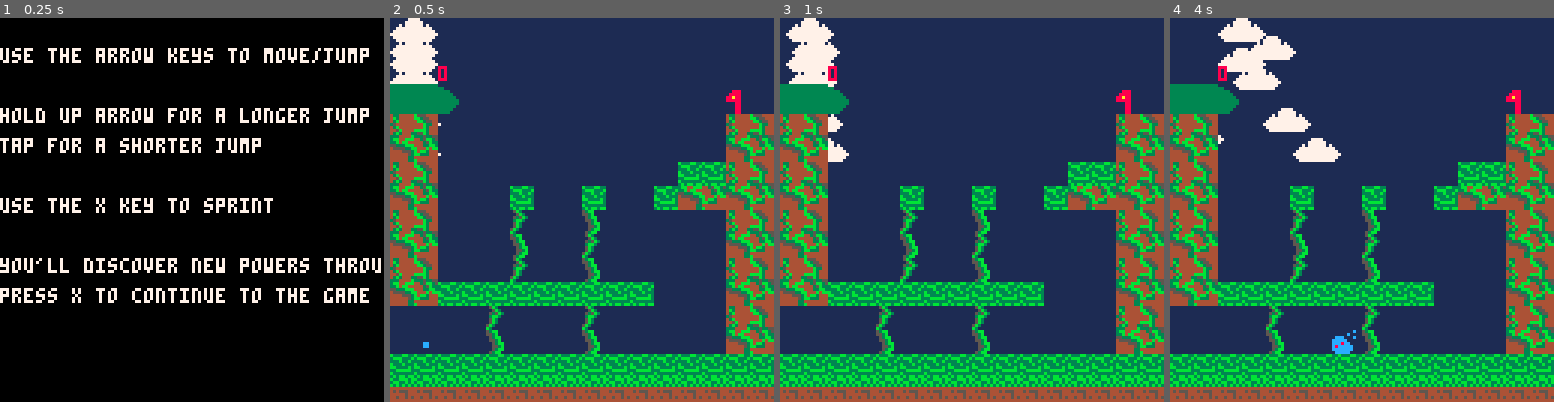
Above: before the commit, frames 1-4 (left to right).
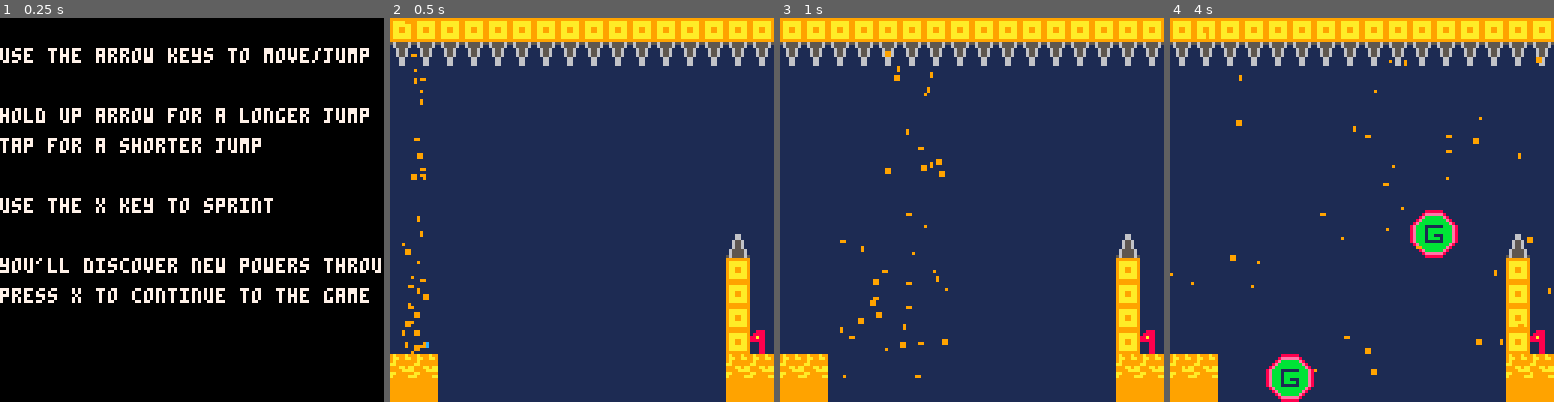
Above: after the commit, the same moments.

Repository: Kaznae/438_final
Game: PICO-8 cartridge final_project_w_sound.p8
Two runs of this game, one before a commit and one after it. Both use one fixed random seed, a clock stepped at 60 frames per second and the inputs below.
Inputs:
- Up to frame 1 (0.25 s): no input
- Up to frame 2 (0.5 s): tap X (X key) at 0.33 s
- Up to frame 3 (1 s): tap O (Z key) at 0.7 s
- Up to frame 4 (4 s): tap X (X key) at 1.07, 1.85, 2.97 s; hold Right 1.6-2.1 s; tap O (Z key) every 0.4 s from 1.7 to 3.7 s; hold Up 2.15-2.42 s; hold Right 2.47-3.03 s; hold Left 3.08-3.58 s; hold Down 3.63-3.97 s

Frame 1 is identical in both runs. In frame 2, 46% of the frame differs, in the area x 0-100%, y 0-100%; in frame 3, 47%; in frame 4, 49%.

Commit message:
Few fixes in levels, added new level

Diff:
--- a/final_project_w_sound.p8
+++ b/final_project_w_sound.p8
@@ -55,8 +55,8 @@
 	tempstr = ""
 	msg_tick = 0
 
-	world = 1
-	level = 1
+	world = 3
+	level = 3
 
 	g_rev = false
 
@@ -463,7 +463,7 @@
 		--uncomment to debug
 
 		--print("wall_jumps: "..plr.wall_jumps,10,10,7)
-		print(checkx,16,16,8)
+		--print(checkx,16,16,8)
 		--print(#on_map,20,20,5)
 		--print(wall_x,30,30,5)
 	end
@@ -601,7 +601,7 @@
 			--this is bad but we'll try it
 			if obj.is_player then
 				if not obj.on_ground then
-					if fget(obj_at,wall_flag) and (btn(0) or btn(1)) then
+					if fget(obj_at,wall_flag) then--and (btn(0) or btn(1)) then
 						obj.on_wall = true
 						wall_x = obj.x
 						if obj.wall_jumps > 0 then
@@ -867,6 +867,14 @@
 			plr.dx = plr.max_dx
 		else
 			plr.dx = -plr.max_dx
+		end
+	end
+
+	if abs(plr.dy) > plr.max_dy then
+		if plr.dy > 0 then
+			plr.dy = plr.max_dy
+		else
+			plr.dy = -plr.max_dy
 		end
 	end
 
@@ -1429,7 +1437,7 @@
 	on_map = {}
 	plr.clr = "blue"
 	level+=1
-	if world == 1 and level > 4 then
+	if world == 1 and level > 5 then
 		level = 1
 		world+=1
 		music(3)
@@ -1503,14 +1511,14 @@
 05b300000033333333333333333333000006600077777777777777778ebbb111111bbbe87ccccccccc77ccc777cccc77ccccccccccccccc70000000000000000
 005b30000003333333333333333330000006600007777777777777708ebbb1bbbbbbbbe87ccc7ccccc77ccc7777cc777ccccccccccccccc70000000000000000
 0535b3000000333333333333333300000006600000777777777777008ebbb1bbbbbbbbe87cccccccccccccc77777777777777777ccccccc70000000000000000
-0b0b0b0b0555555555555550777777770000000000000000000000008ebbb1bb111bbbe87cccccccccccccc777777777cccccccc7ccccccc0555555555555550
-b3b3b3b35bbbbbbbbbbbbbb57788887700aaaa0066600000000006668ebbb1bbbb1bbbe87cccc77ccccc7cc7cccccccccccccccc7ccccccc5888888888888885
-333333335bbbbbbbbbbbbbb5778777770aaaaaa055566600006665558ebbb111111bbbe87cccc77cccccccc7cccccccccccccccc7ccccccc5888888888888885
-b3b3b3b30555555555555550778877770aaaaaa0555555666655555508ebbbbbbbbbbe807cc7ccccc77cccc7cccccccccccccccc7ccccccc0555555555555550
-bbbbbbbb00000000000000007778887700aaaa005556660000666555008ebbbbbbbbe8007cccccccc77cccc7cccccccccccccccc7ccccccc0000000000000000
-00000000000000000000000077777877000aa00066600000000006660008ebbbbbbe800077cccccccccccc77cccccccccccccccc7ccccccc0000000000000000
-0000000000000000000000007788887700066000000000000000000000008eeeeee80000777cccccccccc777cccccccccccccccc7ccccccc0000000000000000
-0000000000000000000000007777777700000000000000000000000000000888888000007777777777777777cccccccccccccccc7ccccccc0000000000000000
+0b0b0b0b0555555555555550777777770000000066600000000006668ebbb1bb111bbbe87cccccccccccccc777777777cccccccc7ccccccc0555555555555550
+b3b3b3b35bbbbbbbbbbbbbb57788887700aaaa0055560000000065558ebbb1bbbb1bbbe87cccc77ccccc7cc7cccccccccccccccc7ccccccc5888888888888885
+333333335bbbbbbbbbbbbbb5778777770aaaaaa055566660066665558ebbb111111bbbe87cccc77cccccccc7cccccccccccccccc7ccccccc5888888888888885
+b3b3b3b30555555555555550778877770aaaaaa0555555566555555508ebbbbbbbbbbe807cc7ccccc77cccc7cccccccccccccccc7ccccccc0555555555555550
+bbbbbbbb00000000000000007778887700aaaa005555555665555555008ebbbbbbbbe8007cccccccc77cccc7cccccccccccccccc7ccccccc0000000000000000
+00000000000000000000000077777877000aa00055566660066665550008ebbbbbbe800077cccccccccccc77cccccccccccccccc7ccccccc0000000000000000
+0000000000000000000000007788887700066000555600000000655500008eeeeee80000777cccccccccc777cccccccccccccccc7ccccccc0000000000000000
+0000000000000000000000007777777700000000666000000000066600000888888000007777777777777777cccccccccccccccc7ccccccc0000000000000000
 00000000000000000000000000000000000000000000000000000090000000003434343434343434343434343434343400000000000000000000000000000000
 00000000000000000000000000000000000000000000000000000000000000000000000000000000000000000000000000000000000000000000000000000000
 00000000000000000000000000000000000000000000000000000090000000004646464646464646464646464646464600000000000000000000000000000034
@@ -1546,27 +1554,27 @@
 0000000000000000000700000000000000000000000000000000000000000000000000000000000000000000000000000000000000000000000000000000000003030707030707810107071101000000030101010911111101070701010000000301010109000000000707270707000003000000110909000007070707070000
 0000000000000000000707070700000000000000000000000007070707000000000000000000000000000000000000000000000000000000000000000000000000000000000000000000000000000000000000000000000000000000000000000000000000000000000000000000000000000000000000000000000000000000
 __map__
-0000000000000000000000000000000000000000000000000000000000000000000000000000000000000000000000004242424242424242424200000000000000000000000000000000000000000000000000000000000000000000000000000000000000000000000000000000000000000000000000000000000000000000
-0000000000000000000000000000000000000000000000000000000000000000000000000000000000000000000000004242424242424242424200000000000000000000000000000000000000000000000000000000000000000000000000000000000000000000000000000000000000000000000000000000000000000000
-5252530000000000000000000000000000000000000000000000000000000000000000000000000000000000000000004242424242424242424200000000000000000000000000000000000000000000000000000000000000000000000000000000000000000000000000000000000000000000000000000000000000000000
-6262630000000000000000000000470000000000000000005400000000000047000000000000000000000000000000000000000064000000646400000000000000000000000000000000000000000000000000000000000000000000000000000000000000000000000000000000000000000000000000000000000000000000
-494a000000000000000000000000494a4a000042420000424242420000424242000000000000000000000000000000000000000000000000000000000000000000000000000000000000000000000000000000000000000000000000000000000000000000000000000000000000000000000000000000000000000000000000
-595a000000000000000000000000595a5a000000000000000000000000000000000054000042424242424242717200490000004200006e00004200717200000000000000000000000000000000000000000000000000000000000000000000000000000000000000000000000000000000000000000000000000000000000000
-494a000000000000000000004242494a4a000000000000000000000000000000000042000048000000000000000000590000000000000000000000000000000000000000000000000000000000000000000000000000000000000000000000000000000000000000000000000000000000000000000000000000000000000000
-595a00000042000042000042595a595a5a424200000000000000000000000000000048000054000000000000000000490000000000000000000000000047000000000000000000000000000000000000000000000000000000000000000000000000000000000000000000000000000000000000000000000000000000000000
-494a000000480000580000000000494a4a00000000000000000000000000515200005800004200006e00000000000059007e0000420000004200000000494a0000000000000000000000000000000000000000000000000000000000000000000000000000000000000000000000000000000000000000000000000000000000
-595a000000580000480000000000595a5a000000006e000000730000000061620000540000580000000000005454544900000042420000000000000000595a0000000000000000000000000000000000000000000000000000000000000000000000000000000000000000000000000000000000000000000000000000000000
-494a000000480000580000000000494a000000000000000000005400000000490000420000480000424200007070705900000000000000000000000000494a0000000000000000000000000000000000000000000000000000000000000000000000000000000000000000000000000000000000000000000000000000000000
-595a424242424242424242000000595a000000000000000042424242420000590000480000540000000000000000004900000000000000000000000000595a0000000000000000000000000000000000000000000000000000000000000000000000000000000000000000000000000000000000000000000000000000000000
-0000000048000000480000000000494a0000000000000000480000004800004900005800004200000000006e0000005900000000000000000000000000494a0000000000000000000000000000000000000000000000000000000000000000000000000000000000000000000000000000000000000000000000000000000000
-0000000058000000580000000000595a000000000000000058000000580000590000480000580000000000000000000000000000000000000000000000595a0000000000000000000000000000000000000000000000000000000000000000000000000000000000000000000000000000000000000000000000000000000000
-42424242424242424242424242424242424242000000004242420000484242424242420000480000000000000074470000000000000000000000007e00494a0000000000000000000000000000000000000000000000000000000000000000000000000000000000000000000000000000000000000000000000000000000000
-4141414141414141414141414141414141414100000000414141000058414141414100000058000000000000007070494141415454736e000000000000595a0000000000000000000000000000000000000000000000000000000000000000000000000000000000000000000000000000000000000000000000000000000000
+0000000000000000000000000000000042424242424242424242424242424242000000000000000000000000000000000000000000000000000000000000000042424242424242424242000000000000000000000000000000000000000000000000000000000000000000000000000000000000000000000000000000000000
+0000000000000000000000000000000042000000480000000042420064000000000000000000000000000000000000000000000000000000000000000000000042424242424242424242000000000000000000000000000000000000000000000000000000000000000000000000000000000000000000000000000000000000
+5252530000000000000000000000000042000000580000000042420000000000000000000000000000000000000000000000000000000000000000000000000042424242424242424200000000000000000000000000000000000000000000000000000000000000000000000000000000000000000000000000000000000000
+6262630000000000000000000000470042000000480000000042420000000047000000000000000054000000000000470000000000000000000000000000000000000000640000006400000000000000000000000000000000000000000000000000000000000000000000000000000000000000000000000000000000000000
+494a000000000000000000000000494a420000005800000000424200000042424a0000424200004242424200004242420000000000000000000000000000000000000000000000000000000000000000000000000000000000000000000000000000000000000000000000000000000000000000000000000000000000000000
+595a000000000000000000000000595a420000004200000000424200000042425a000000000000000000000000000000000054000042424242424242717200490000004200006e000042007172000000000000000000000000000000000000000000000000000000000000000000000000000000000000000000000000000000
+494a000000000000000000004242494a420000004200000000424200000042424a0000000000000000000000000000000000420000480000000000000000005900000000000000000000000000000000000000000000000000000000000000000000000000000000000000000000000000000000000000000000000000000000
+595a00000042000042000042595a595a420000004200000000424200000042425a4242000000000000000000000000000000480000540000000000000000004900000000000000000000000000470000000000000000000000000000000000000000000000000000000000000000000000000000000000000000000000000000
+494a000000480000580000000000494a420000004200000000424200000042424a00000000000000000000000000515200005800004200006e00000000000059007e0000420000000000000042494a00000000000000000000000000000000000000000000000000000000000000000000000000000000000000000000000000
+595a000000580000480000000000595a420000004200000000424200000042425a000000006e000000730000000061620000540000580000000000005454544900000042420042000000000000595a00000000000000000000000000000000000000000000000000000000000000000000000000000000000000000000000000
+494a000000480000580000000000494a42000000420000000042420000004242000000000000000000005400000000490000420000480000424200007070705900000000000000000000000000494a00000000000000000000000000000000000000000000000000000000000000000000000000000000000000000000000000
+595a424242424242424242000000595a42000000420000000042427500004242000000000000000042424242420000590000480000540000000000000000004900000000000000000000420000595a00000000000000000000000000000000000000000000000000000000000000000000000000000000000000000000000000
+0000000048000000480000000000494a420000004200000000000000000042420000000000000000480000004800004900005800004200000000006e0000005900000000000000000000000000494a00000000000000000000000000000000000000000000000000000000000000000000000000000000000000000000000000
+0000000058000000580000000000595a42000000420000000000000000004242000000000000000058000000580000590000480000580000000000000000000000000000000000000000000000595a00000000000000000000000000000000000000000000000000000000000000000000000000000000000000000000000000
+4242424242424242424242424242424242424242424242424242424242424242424242000000004242420000484242424242420000480000000000000074004700000000000000000000007e00494a00000000000000000000000000000000000000000000000000000000000000000000000000000000000000000000000000
+414141414141414141414141414141414141414141414141414141414141414141414100000000414141000058414141414100000058000000000000007070494141415454736e000000000000595a00000000000000000000000000000000000000000000000000000000000000000000000000000000000000000000000000
 7c7c7c7c7c7c7c7c7c7c7c7c7c7c7c7c7c6c6c6c6c6c6c6c6c6c6c6c6c6c6c6c6c6c6c6c6c6c6c6c6c6c6c7c7c7c6c6c6c6c6c6c7c7c7c6c6c6c6c6c6c6c6c6c00000000000000000000000000000000000000000000000000000000000000000000000000000000000000000000000000000000000000000000000000000000
 7c7c7c7c7c7c7c7c7c7c7c7c7c7c7c7c6d00000000000000000000000000004700000000005d5d5d0000007d7c6d55000000005d796c7a00005d5d5d5d00000000000000000000000000000000000000000000000000000000000000000000000000000000000000000000000000000000000000000000000000000000000000
 7c7c7c6c6c6c6c6c6c6c6c6c6c6c6c6c6d00000000000000000000000000006b00000000000000000000007d7c7a0000000000005d5d0000000000000074470000000000000000000000000000000000000000000000000000000000000000000000000000000000000000000000000000000000000000000000000000000000
 7c7c6d5d5d00005d5d00005d5d0000006d00000000000000000000000000007d00000000697b7b6a0000007d6d000000000000000000000000000000006b6b6b00000000000000000000000000000000000000000000000000000000000000000000000000000000000000000000000000000000000000000000000000000000
-7c7c6d000000000000000000000000007c6c6c00006e0000545400006e00007d000000007d7c7c6d000000797a0000000000000000000000000000000000000000000000000000000000000000000000000000000000000000000000000000000000000000000000000000000000000000000000000000000000000000000000
+7c7c6d000000000000000000000000007c6c6c00006e0073545473006e00007d000000007d7c7c6d000000797a0000000000000000000000000000000000000000000000000000000000000000000000000000000000000000000000000000000000000000000000000000000000000000000000000000000000000000000000
 6c6c7a000000000000000000000047006d5d5d0000000000696a00000000007d000000007d7c7c6d000000000000000000000000000000006e6f00000000000000000000000000000000000000000000000000000000000000000000000000000000000000000000000000000000000000000000000000000000000000000000
 0000000000000000000000000000697c6d00000000000000797a00000000007d000000007d7c7c6d00000000000000000000000000000000000000000000000000000000000000000000000000000000000000000000000000000000000000000000000000000000000000000000000000000000000000000000000000000000
 00000000000000000000000000007d7c6d00006b6b6b6b6b6b6b6b6b6b6b6b7d000000007d7c7c6d000000000054545400006b6b6b6b0000000000000000000000000000000000000000000000000000000000000000000000000000000000000000000000000000000000000000000000000000000000000000000000000000
@@ -1576,7 +1584,7 @@
 6c6c7a000000000000545400000000006d6b6b6b6b6b6b6b6b6b6b6b6b00007d7e7f00007d7c6d00670000001a796c6c0000000000000000000000000000000000000000000000000000000000000000000000000000000000000000000000000000000000000000000000000000000000000000000000000000000000000000
 000000000000697b7b7b7b7b7b6a00007a000000005d5d00000000000000007d000000007d7c6d0000000000000000000000000000000000000000000000000000000000000000000000000000000000000000000000000000000000000000000000000000000000000000000000000000000000000000000000000000000000
 0000000000697c7c7c7c7c7c7c6d00000000000000000000000000000000007d000000007d7c6d000000000000004700000000000000000000000000007e7f0000000000000000000000000000000000000000000000000000000000000000000000000000000000000000000000000000000000000000000000000000000000
-697b7b7b7b7c7c7c7c7c7c7c7c6d00000000000000000000000000000000007d000000007d7c6d00006b6b6b6b697b7b7b7b7b6a006e6f00000000000073000000000000000000000000000000000000000000000000000000000000000000000000000000000000000000000000000000000000000000000000000000000000
+697b7b7b7b7c7c7c7c7c7c7c7c6d00000000000000000000000000000000007d000000007d7c6d6b6b6b6b6b6b697b7b7b7b7b6a006e6f00000000000073000000000000000000000000000000000000000000000000000000000000000000000000000000000000000000000000000000000000000000000000000000000000
 7c7c7c7c7c7c7c7c7c7c7c7c7c6d54547b7b7b7b7b7b7b7b7b7b7b7b7b7b7b7c6b6b00007d7c6d0000000000000000797c7c7c7a00000000000000000000000000000000000000000000000000000000000000000000000000000000000000000000000000000000000000000000000000000000000000000000000000000000
 
 
